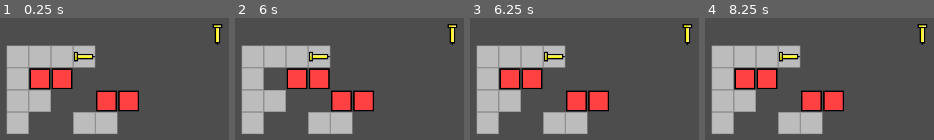
Above: before the commit, frames 1-4 (left to right).
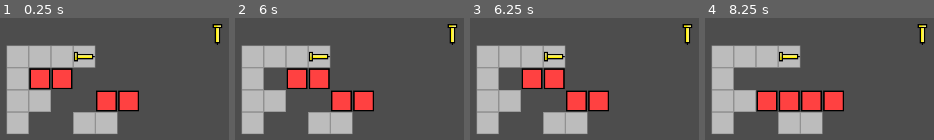
Above: after the commit, the same moments.

Repository: LightPotatoDev/BalloonGaem
Game: Godot game, scene res://scenes/Main.tscn
The game is run twice, just before and just after one commit, with the same random seed, the same clock (stepped at 60 frames per second) and the same inputs.
Inputs:
- Up to frame 1 (0.25 s): no input
- Up to frame 2 (6 s): tap Enter (ui_accept) at 0.5, 0.77, 0.8, 1.07, 1.25, 1.35, 1.52, 1.82, 2, 2.3, 2.75, 3.02, 3.32, 3.5, 3.6, 3.77, 4.07, 4.25, 4.52, 4.82, 5.3, 5.85 s; hold Right (ui_right) 0.53-1.28 s; tap Z (undo) at 0.6, 1.55, 2.1, 2.85, 4.35, 5.1 s; hold Down (ui_down) 1.28-2.03 s; hold Right (ui_right) 2.03-2.78 s; hold Up (ui_up) 2.78-3.53 s; hold Left (ui_left) 3.53-5.03 s; hold Down (ui_down) 5.03-5.78 s; hold Right (ui_right) from 5.78 s (still down)
- Up to frame 3 (6.25 s): keep holding Right (ui_right); tap Enter (ui_accept) at 6.02 s; tap Z (undo) at 6.05 s
- Up to frame 4 (8.25 s): tap Enter (ui_accept) at 6.32, 6.77, 6.8, 7.07, 7.52, 7.82, 8.1 s; release Right (ui_right) at 6.53 s; hold Up (ui_up) 6.53-7.28 s; tap Z (undo) at 6.6, 7.35 s; hold Right (ui_right) 7.28-8.03 s; hold Down (ui_down) from 8.03 s (still down)

Frames 1-2 are identical in both runs. In frame 3, 3.2% of the frame differs, in the area x 12-42%, y 40-59%; in frame 4, 6.3%, in the area x 12-42%, y 40-77%.

Commit message:
scaling undo

Diff:
--- a/scenes/GameManager.gd
+++ b/scenes/GameManager.gd
@@ -4,3 +4,5 @@
 func _input(event):
 	if Input.is_action_just_pressed("undo"):
 		EventBus.undo.emit()
+	if Input.is_action_just_pressed("ui_accept"):
+		EventBus.move.emit()
--- a/scenes/objects/Balloon.gd
+++ b/scenes/objects/Balloon.gd
@@ -3,16 +3,18 @@
 
 const BALLOON_COL = preload("res://scenes/objects/BalloonCollision.tscn")
 var scalable_dir = {Vector2.UP:false, Vector2.RIGHT:false, Vector2.DOWN:false, Vector2.LEFT:false}
+var child_col_hist = []
 
 func get_input():
 	super.get_input()
 	if Input.is_action_just_pressed("ui_accept"):
-		var pos_to_add:PackedVector2Array = []
+		var pos_to_add:Dictionary = {} #used as set
 		for dir in scalable_dir:
 			if scalable_dir[dir] == true:
-				pos_to_add.append_array(scale_balloon(dir))
+				for p in scale_balloon(dir):
+					pos_to_add[p] = null
 
-		for pos in pos_to_add:
+		for pos in pos_to_add.keys():
 			add_balloon_child(pos)
 
 func scale_balloon(dir:Vector2) -> PackedVector2Array:
@@ -28,3 +30,27 @@
 	bal_col.position = pos
 	child_colliders[pos] = bal_col
 	add_child(bal_col)
+
+func _on_move():
+	super._on_move()
+	child_col_hist.append(child_colliders.duplicate(true))
+
+func _on_undo():
+	super._on_undo()
+	if child_col_hist.size() == 0:
+		return
+
+	var prev_child:Dictionary = child_col_hist[-1]
+	var to_delete = []
+
+	for pos in child_colliders:
+		if pos not in prev_child:
+			to_delete.append(pos)
+	for pos in to_delete:
+		remove_child(child_colliders[pos])
+		child_colliders[pos].queue_free()
+	child_colliders = prev_child.duplicate(true)
+	child_col_hist.remove_at(child_col_hist.size()-1)
+
+	print(pos_history)
+	print(child_col_hist)
--- a/scenes/objects/Pushable.gd
+++ b/scenes/objects/Pushable.gd
@@ -1,14 +1,14 @@
 extends Node2D
 class_name Pushable
 
-var child_colliders = {}
+var child_colliders:Dictionary = {} #Vector2 : Node
 var things_to_move = {}
 
 @export var is_player:bool = false
 var tween:Tween
 
+var is_moving:bool = false
 var pos_history:PackedVector2Array = []
-var history_pointer:int = -1
 
 func _ready():
 	for child in get_children():
@@ -22,7 +22,7 @@
 					"ui_up":Vector2.UP,
 					"ui_down":Vector2.DOWN}
 	for key in INPUTS.keys():
-		if is_player and Input.is_action_just_pressed(key):
+		if is_player and Input.is_action_just_pressed(key) and not is_moving:
 			if check_move_collision(INPUTS[key]):
 				instant_finish_tween()
 				EventBus.move.emit()
@@ -65,30 +65,29 @@
 		thing.move(dir)
 	things_to_move = {}
 	instant_finish_tween()
+	is_moving = true
 	tween = create_tween()
 	tween.tween_property(self,"position",position+dir*32,0.05).set_trans(Tween.TRANS_SINE).set_ease(Tween.EASE_OUT)
+	await tween.finished
+	is_moving = false
 
 func cant_move(dir:Vector2):
 	pass
 	#TODO - add 'not moving' animation
 
 func _on_move():
-	add_history(position)
-
-func add_history(pos:Vector2):
-	history_pointer += 1
-	pos_history.append(pos)
+	pos_history.append(position)
 
 func instant_finish_tween():
 	if tween != null and tween.is_running():
 		tween.pause()
 		tween.custom_step(1)
+		is_moving = false
 
 func _on_undo():
-	if history_pointer == -1:
+	if pos_history.size() == 0:
 		print('nothing to undo')
 		return
 
-	position = pos_history[history_pointer]
+	position = pos_history[-1]
 	pos_history.remove_at(pos_history.size()-1)
-	history_pointer -= 1
